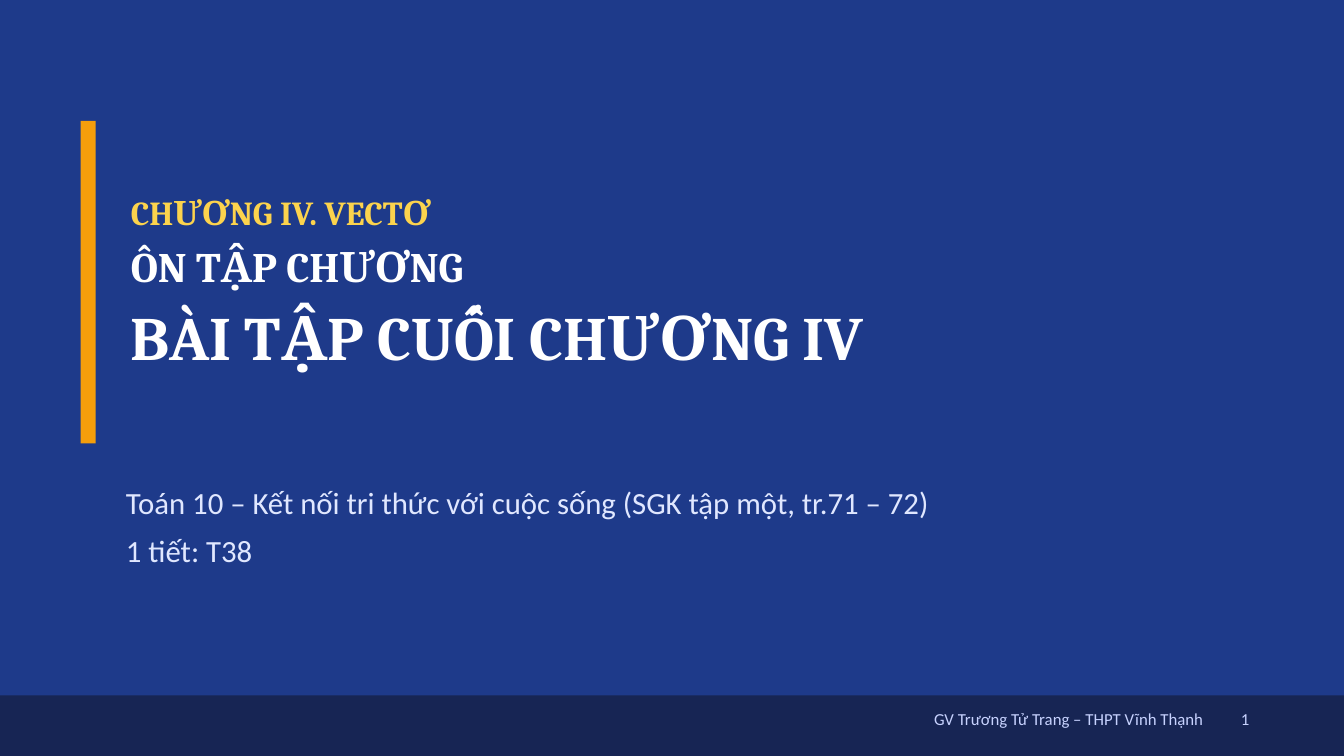
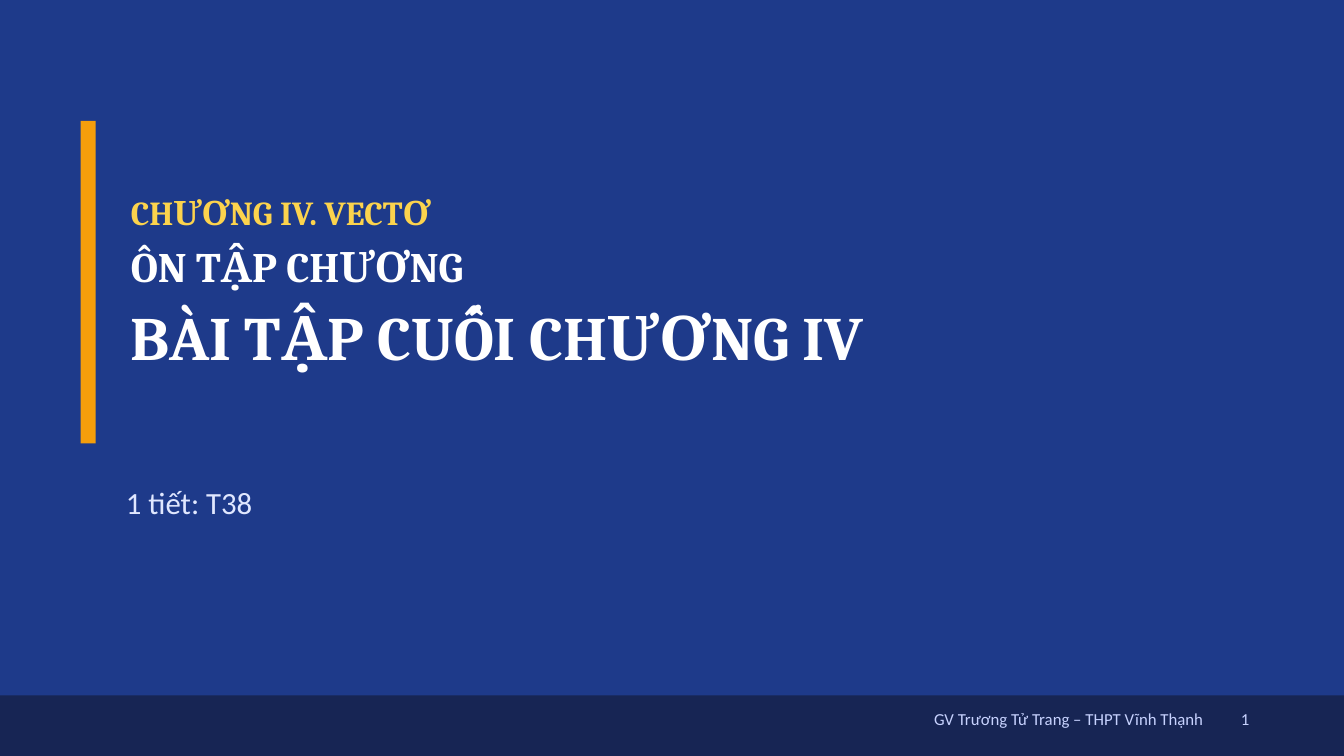
Before and after one commit to Trangtu66/Taode_thi_online, a slide deck: slide 1 of mon/toan/slide/lop10/BaiGiangDienTu_TOAN10_BaiTapCuoiChuong4_T38.pptx. Drawn at 1344x756 pixels with LibreOffice and Linux fonts; fonts in the diff are those of the drawing. Boxes give left, top, right and bottom in pixels: in the first picture for what was removed or moved away, otherwise in the second. Text is boxed around its words. In the diff, an @@ line names an element or a change of style, - is before the commit and + after.

```diff
--- a/mon/toan/slide/lop10/BaiGiangDienTu_TOAN10_BaiTapCuoiChuong4_T38.pptx
+++ b/mon/toan/slide/lop10/BaiGiangDienTu_TOAN10_BaiTapCuoiChuong4_T38.pptx
@@ text at box(126, 491, 928, 520): paragraph removed @@
-Toán 10 – Kết nối tri thức với cuộc sống (SGK tập một, tr.71 – 72)
```
Also in this commit, not shown: 1 other file.
